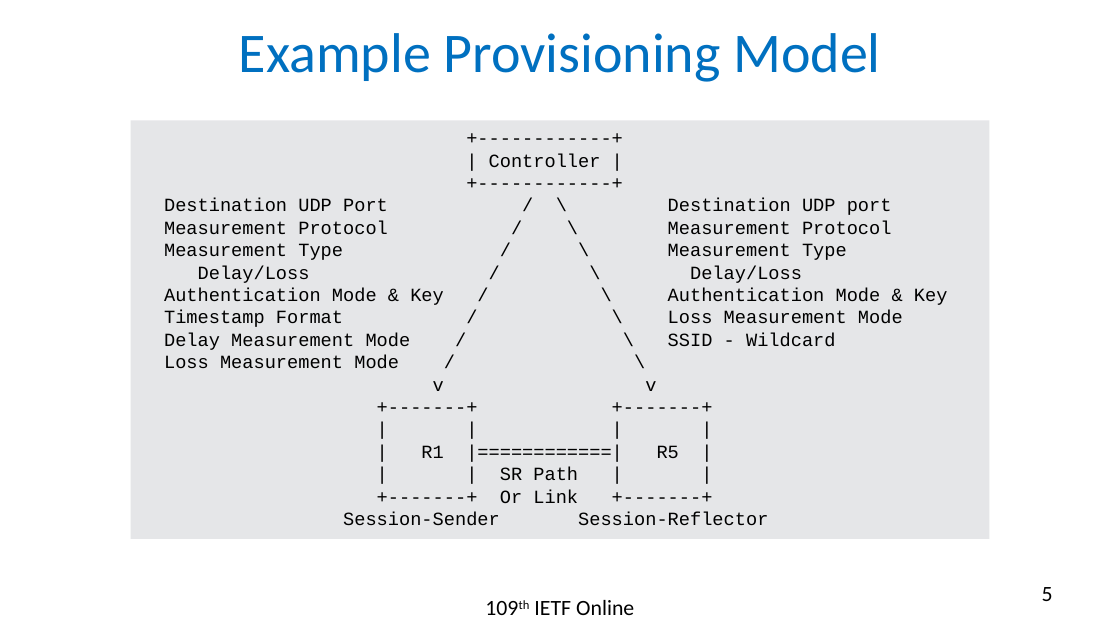
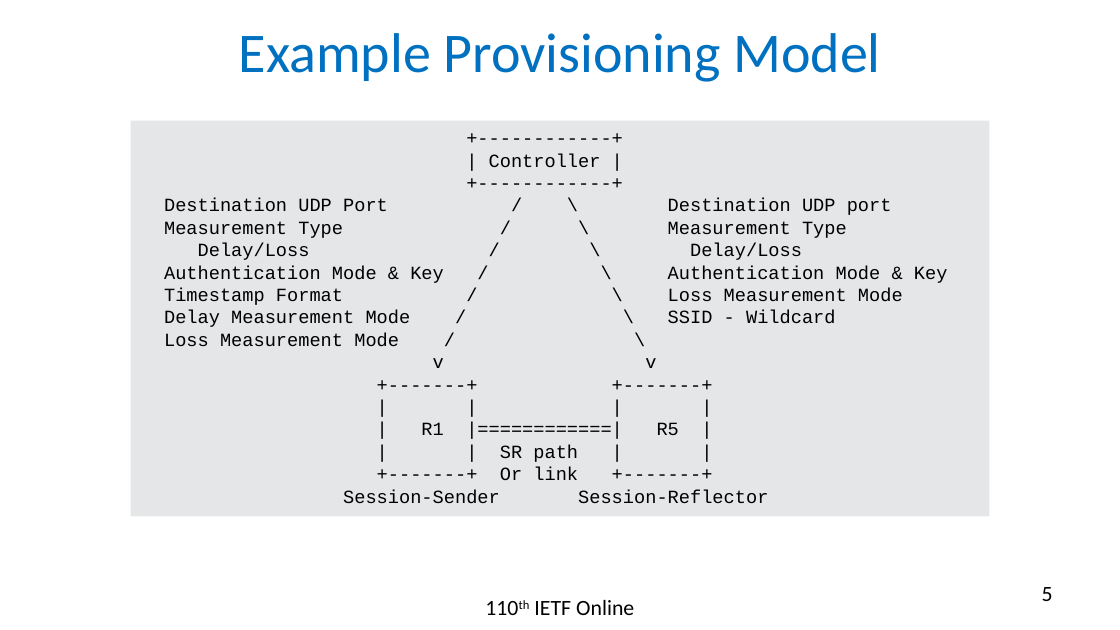
Before and after one commit to rakgandhi/ietf-slides, a slide deck: slide 5 of draft-gandhi-spring-stamp-srpm-04.pptx. Drawn at 1120x630 pixels with LibreOffice and Linux fonts; fonts in the diff are those of the drawing. Boxes give left, top, right and bottom in pixels: in the first picture for what was removed or moved away, otherwise in the second. Text is boxed around its words. In the diff, an @@ line names an element or a change of style, - is before the commit and + after.

```diff
--- a/draft-gandhi-spring-stamp-srpm-04.pptx
+++ b/draft-gandhi-spring-stamp-srpm-04.pptx
@@ rectangle "+------------+": place and size @@
-rectangle "+------------+" at (131, 121, 990, 540)
+rectangle "+------------+" at (131, 121, 990, 516)
@@ text in rectangle at (164, 221, 892, 234): paragraph removed @@
-Measurement Protocol / \ Measurement Protocol
@@ text in rectangle at (500, 445, 578, 480): text changed @@
-| | SR Path | |
-+-------+ Or Link +-------+
+| | SR path | |
++-------+ Or link +-------+
```
Also in this commit, not shown: 12 other slides changed, 3 other files.
